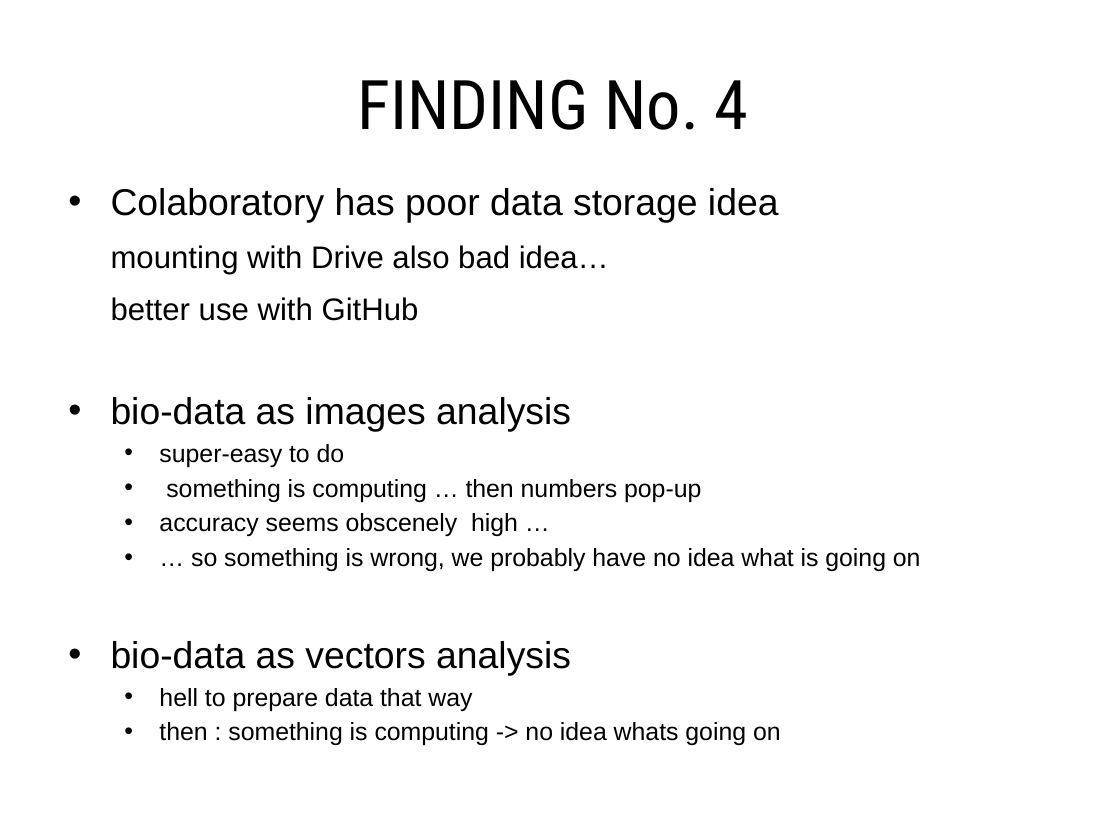
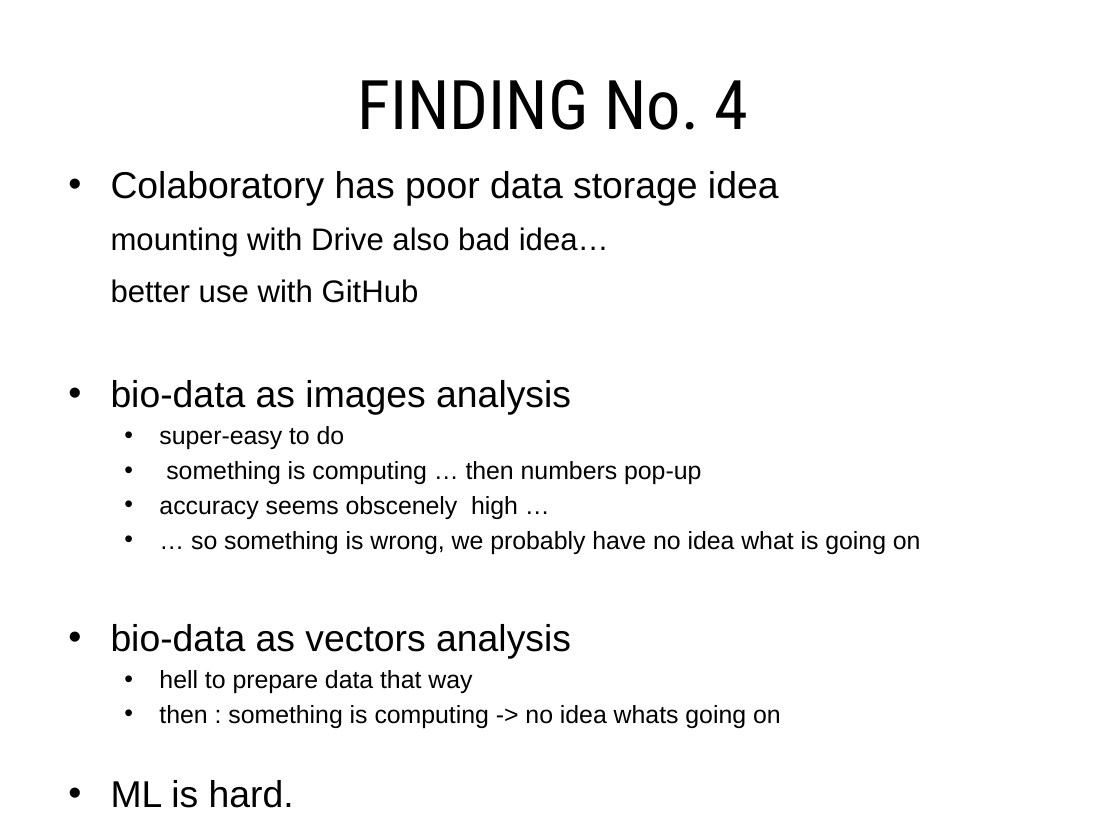
Before and after one commit to DominikaDrazyk/MLW_PROJECT_2019, a slide deck: slide 14 of KWIK_MLW_2019_SUMMER_SUMMARY.pptx. Drawn at 1120x840 pixels with LibreOffice and Linux fonts; fonts in the diff are those of the drawing. Boxes give left, top, right and bottom in pixels: in the first picture for what was removed or moved away, otherwise in the second. Text is boxed around its words. In the diff, an @@ line names an element or a change of style, - is before the commit and + after.

```diff
--- a/KWIK_MLW_2019_SUMMER_SUMMARY.pptx
+++ b/KWIK_MLW_2019_SUMMER_SUMMARY.pptx
@@ text "Colaboratory has poor data storage ..." moved from (x1=111, y1=188, x2=921, y2=745) to (x1=111, y1=171, x2=921, y2=808) @@
@@ text at (x1=111, y1=780, x2=294, y2=808): paragraph added @@
+• ML is hard.
```
Also in this commit, not shown: 4 other slides changed.
